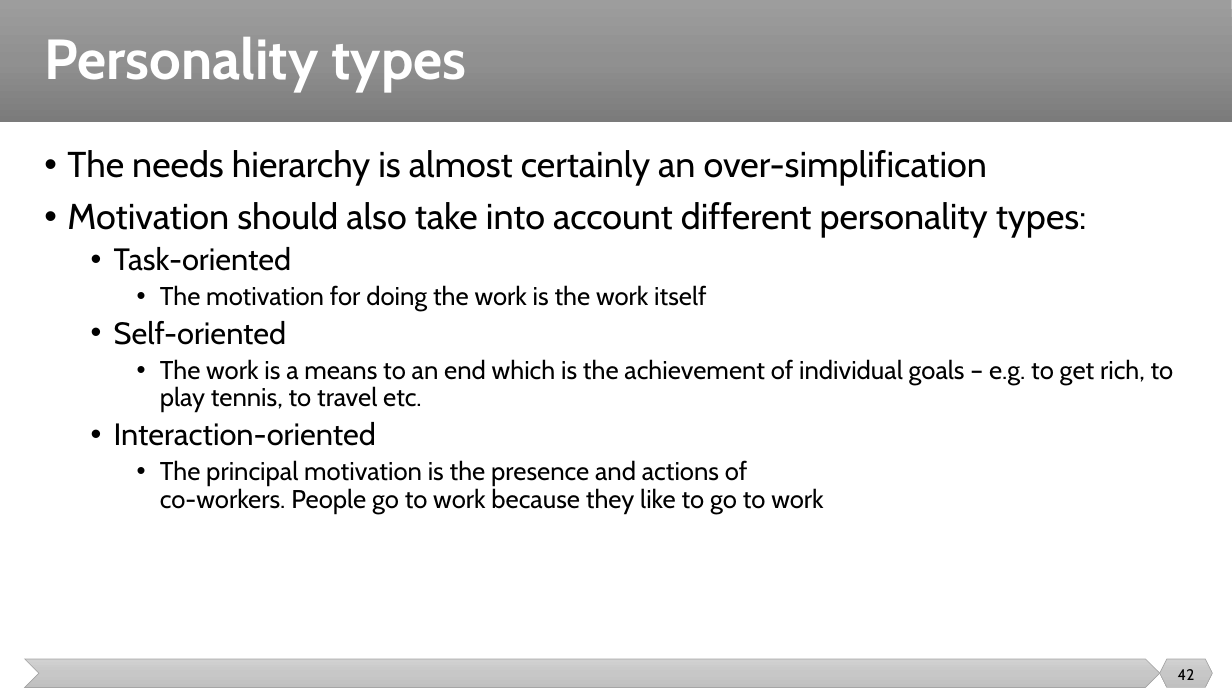
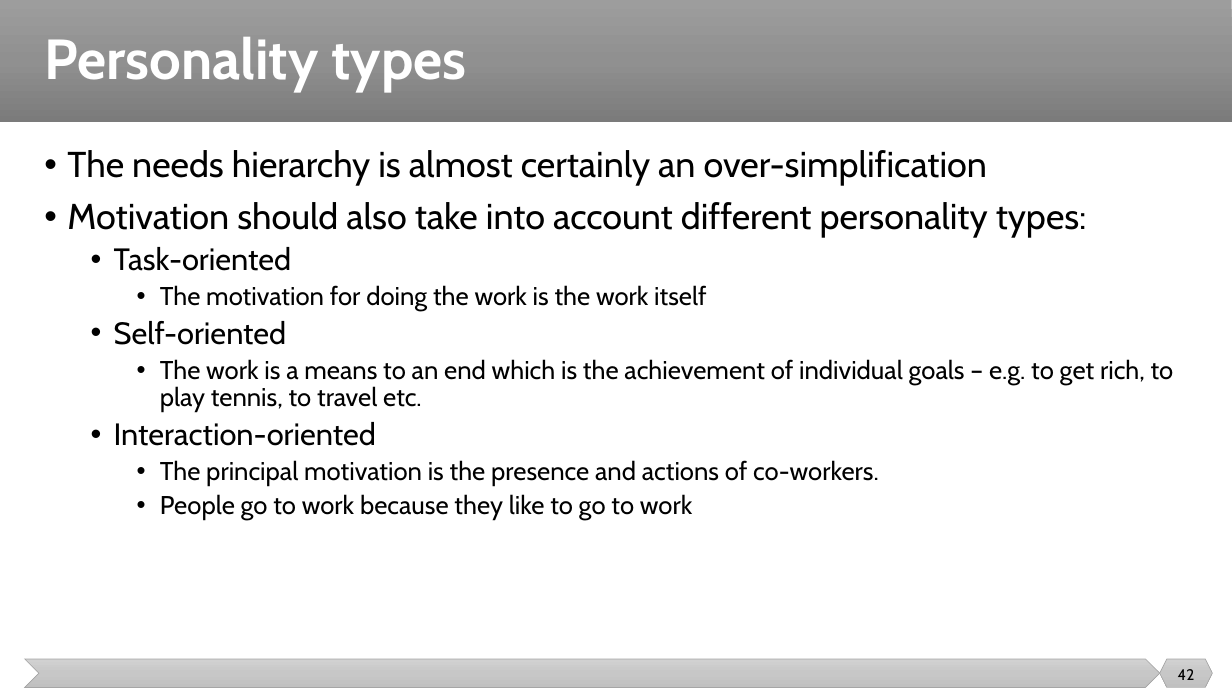
Before and after one commit to malenezi/malenezi, a slide deck: slide 42 of SE423/Lectures/3-Team/Team.pptx. Drawn at 1232x693 pixels with LibreOffice and Linux fonts; fonts in the diff are those of the drawing. Boxes give left, top, right and bottom in pixels: in the first picture for what was removed or moved away, otherwise in the second. Text is boxed around its words. In the diff, an @@ line names an element or a change of style, - is before the commit and + after.

```diff
--- a/SE423/Lectures/3-Team/Team.pptx
+++ b/SE423/Lectures/3-Team/Team.pptx
@@ text at box(160, 460, 879, 520): text changed @@
-    • The principal motivation is the presence and actions of
-      co-workers. People go to work because they like to go to work
+    • The principal motivation is the presence and actions of co-workers.
+    • People go to work because they like to go to work
```
Also in this commit, not shown: 7 other slides changed.
